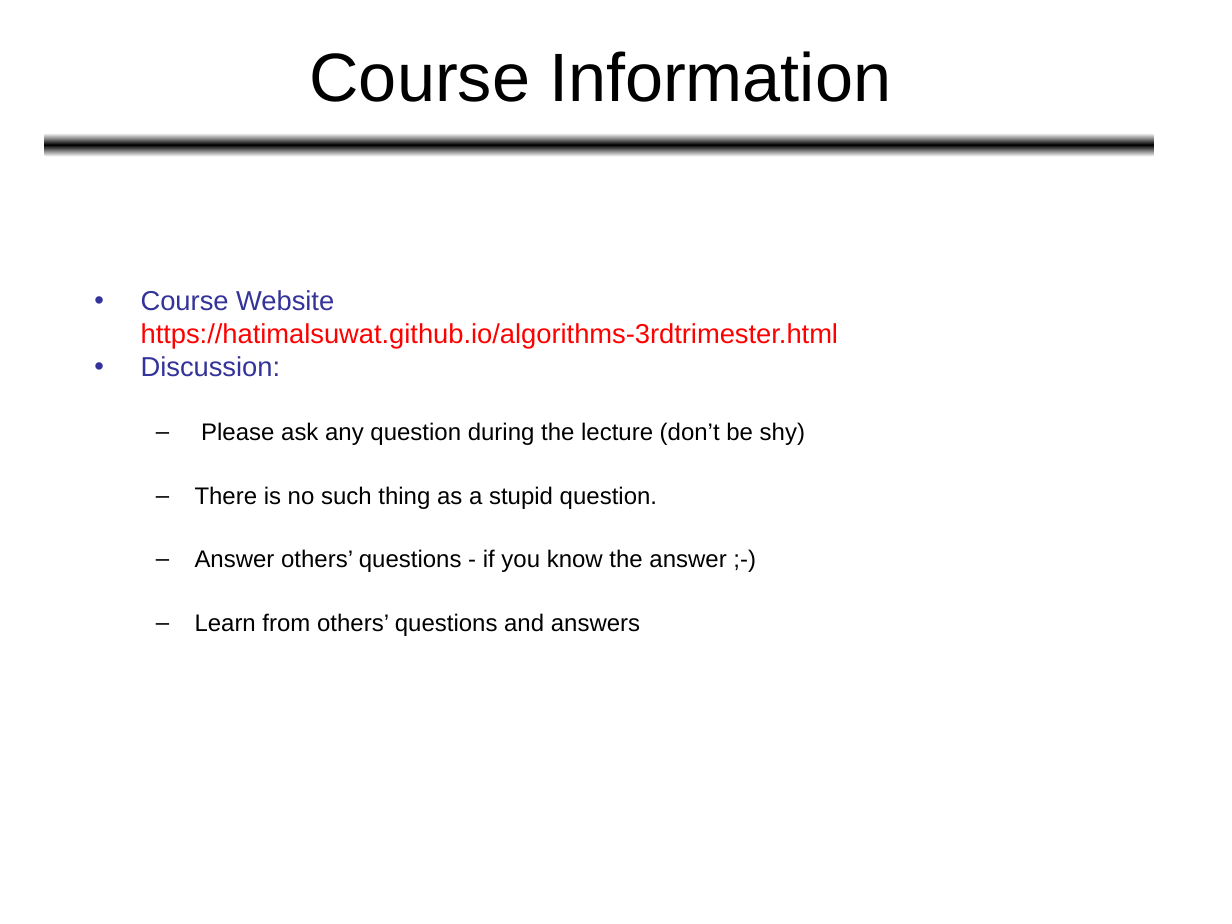
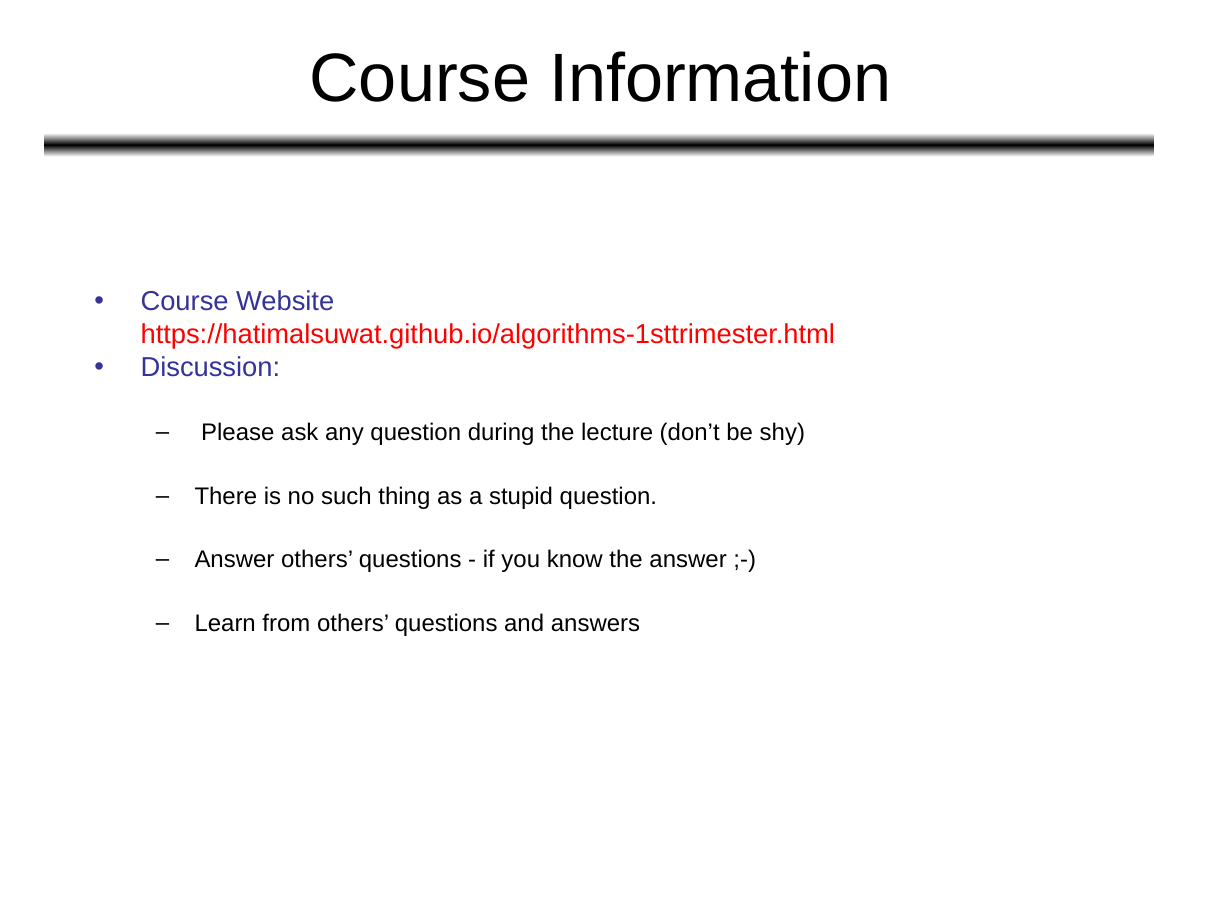
Before and after one commit to HatimAlsuwat/HatimAlsuwat.github.io, a slide deck: slide 3 of algorithms/Lecture 1.ppt. Drawn at 1232x924 pixels with LibreOffice and Linux fonts; fonts in the diff are those of the drawing. Boxes give left, top, right and bottom in pixels: in the first picture for what was removed or moved away, otherwise in the second. Text is boxed around its words. In the diff, an @@ line names an element or a change of style, - is before the commit and + after.

```diff
--- a/algorithms/Lecture 1.ppt
+++ b/algorithms/Lecture 1.ppt
@@ text at (141, 290, 835, 349): text changed @@
-• Course Website https://hatimalsuwat.github.io/algorithms-3rdtrimester.html
+• Course Website https://hatimalsuwat.github.io/algorithms-1sttrimester.html
```
Also in this commit, not shown: 2 other slides changed, 2 other files.
